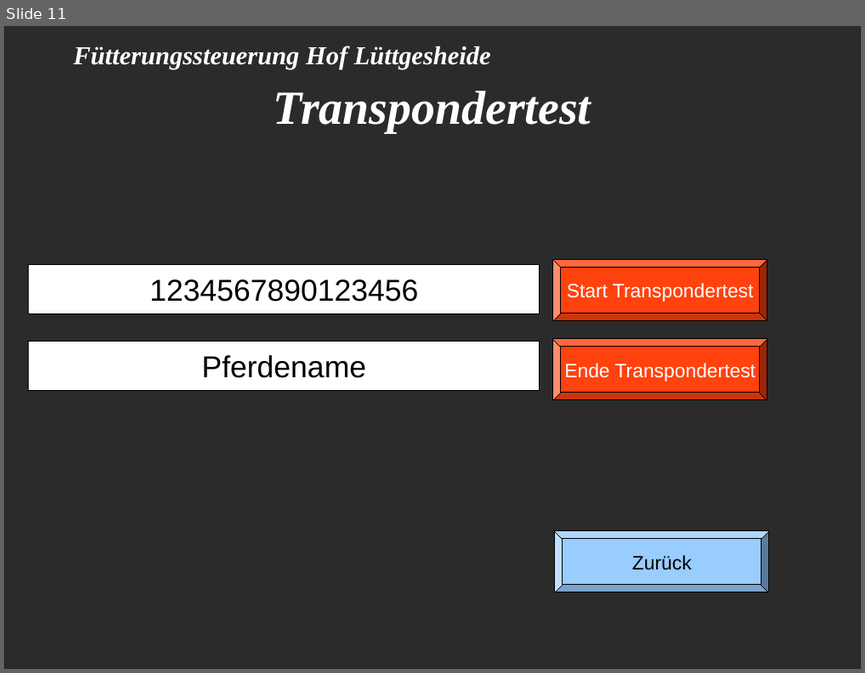
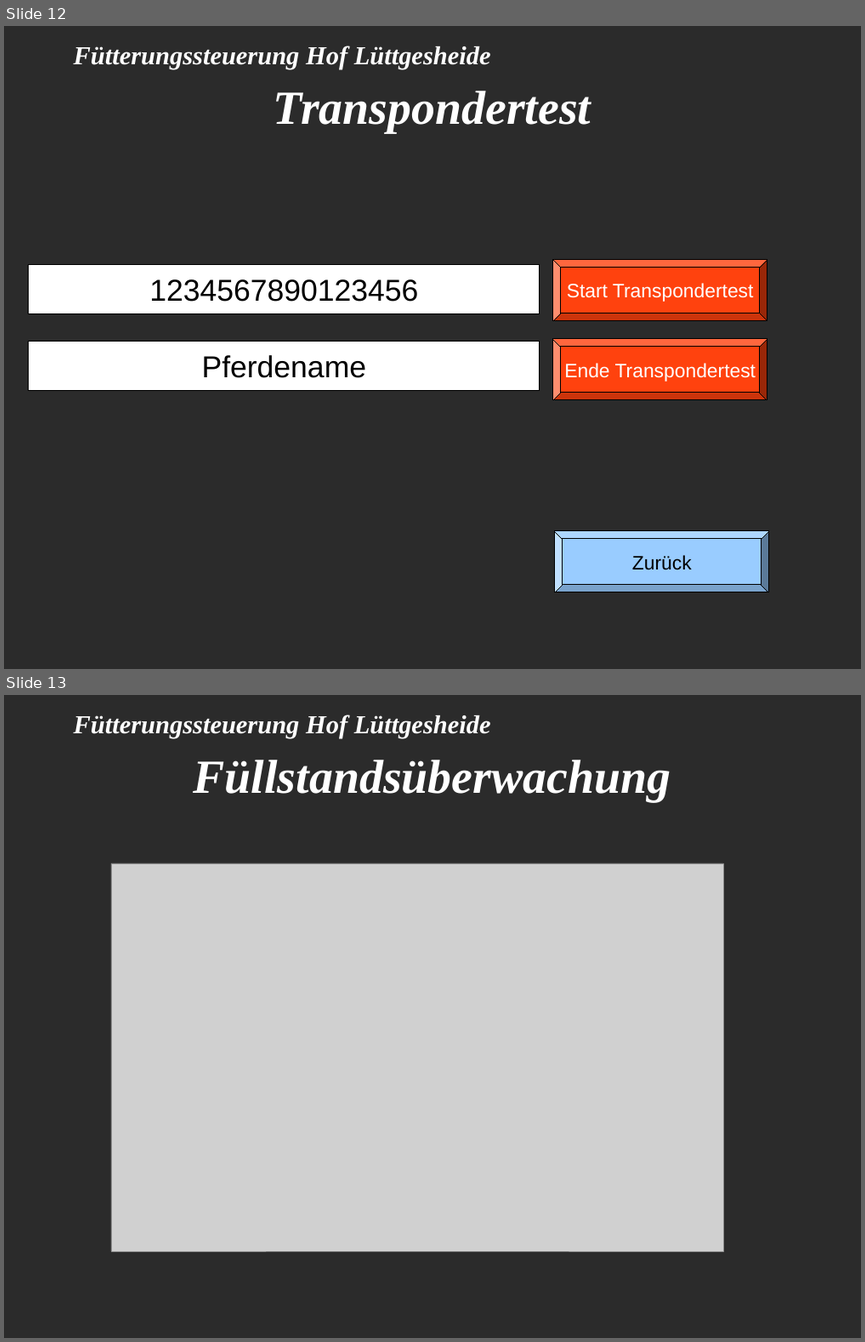
Before and after one commit to Kalle01/Pferde-Fuettterungssteuerung, a slide deck: allgemeine_Dokumente/Beschreibung.Menuestruktur.odp. Shown one above the other, each under a label of ours: slide 11 before the commit, slides 12 and 13 after it. The pictures are 865x673 and 865x1342 pixels, drawn with LibreOffice and Linux fonts; fonts in the diff are those of the drawing; grey boxes stand for pictures; background and template pictures are left out; a plain dark background stands for a picture behind light text. Boxes give left, top, right and bottom in pixels: in the first picture for what was removed or moved away, otherwise in the second. Text is boxed around its words. In the diff, an @@ line names an element or a change of style, - is before the commit and + after.

Commit message:
Ergänzung Menüstruktur

```diff
--- a/allgemeine_Dokumente/Beschreibung.Menuestruktur.odp
+++ b/allgemeine_Dokumente/Beschreibung.Menuestruktur.odp
@@ slide 13 added at bbox=[4, 695, 861, 1338], background picture (left out) @@
@@ text added at bbox=[74, 715, 491, 739], 24 pt, text #FFFFFF, bold, italic @@
+Fütterungssteuerung Hof Lüttgesheide
@@ title added at bbox=[194, 760, 671, 802], 44 pt, text #FFFFFF, bold, italic @@
+Füllstandsüberwachung
@@ picture added at bbox=[111, 863, 724, 1252] @@
@@ what was slide 11 is now slide 12 @@
```
